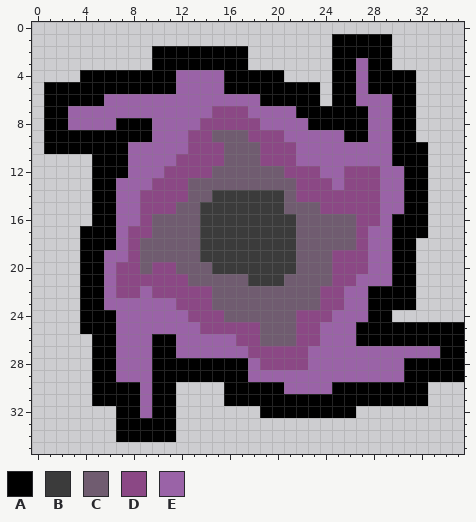
Pixel-art sprite, stored at sprites/images/spr_Gem_0.png. Above: the version before the commit.
The file is 36x36 pixels.
Palette (. is transparent): A #000000  B #3b3b3b  C #705c70  D #8b4885  E #9a63a7
Pixels before, first column x 1:
 1 ........................AAAAA......
 2 .........AAAAAAAA.......AAAAA......
 3 .........AAAAAAAA.......AAEAA......
 4 ...AAAAAAAAEEEEAAAAA....AAEAAAA....
 5 AAAAAAAAAAAEEEEAAAAAAAA.AAEAAAA....
 6 AAAAAEEEEEEEEEEEEEAAAAA.AAEEEAA....
 7 AAEEEEEEEEEEEEDDDEEEEAAAAAAEEAA....
 8 AAEEEEAAAEEEEDDDDDEEEEAAAAAEEAA....
 9 AAAAAAAAAEEEDDCCCDDDEEEEEAAEEAA....
10 AAAAAAAEEEEEDDDCCCDDDEEEEEEEEAAA...
11 ....AAAEEEEDDDDCCCDDDEEEEEEEEAAA...
12 ....AAAEEEDDDDCCCCCCDDDEEDDDEEAA...
13 ....AAEEEDDDCCCCCCCCCDDDEDDDEEAA...
14 ....AAEEDDDDCCBBBBBBCDDDDDDDEEAA...
15 ....AAEEDDDCCBBBBBBBCCCDDDDDEEAA...
16 ....AAEEDCCCCBBBBBBBBCCCCCDDEAAA...
17 ...AAAEDDCCCCBBBBBBBBCCCCCDEEAAA...
18 ...AAAEDCCCCCBBBBBBBBCCCCCDEEAA....
19 ...AAEEDCCCCCBBBBBBBBCCCDDDEEAA....
20 ...AAEDDCDDCCCBBBBBBBCCCDDDEEAA....
21 ...AAEDDDDDDCCCCCBBBCCCCDDEEEAA....
22 ...AAEDDEDDDDDCCCCCCCCCDDEEAAAA....
23 ...AAEEEEEEDDDCCCCCCCCCDDEEAAAA....
24 ...AAAEEEEEEDDDCCCCCCDDDEEEAA......
25 ...AAAEEEEEEEDDDDDCCCDDEEEAAAAAAAAA
26 ....AAEEEAAEEEEEDDCCCDDEEEAAAAAAAAA
27 ....AAEEEAAEEEEEEDDDDDEEEEEEEEEEEAA
28 ....AAEEEAAAAAAAAEDDDDEEEEEEEEAAAAA
29 ....AAEEEAAAAAAAAEEEEEEEEEEEEEAAAAA
30 ....AAAAEAA....AAAAAEEEEAAAAAAAA...
31 ....AAAAEAA....AAAAAAAAAAAAAAAAA...
32 ......AAEAA.......AAAAAAAA.........
33 ......AAAAA........................
34 ......AAAAA........................
New version:
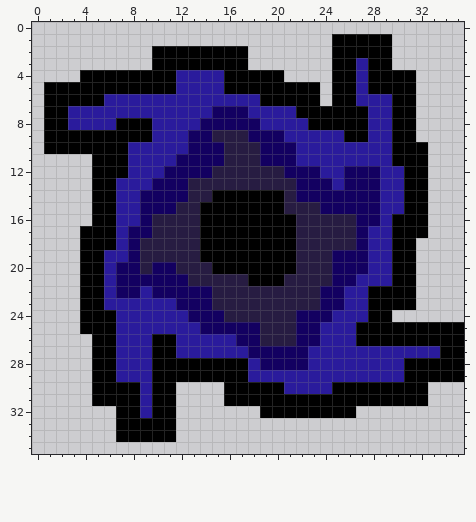
From old to new:
{"colour":"C","old":"#705c70","new":"#271c42"}
{"colour":"D","old":"#8b4885","new":"#130061"}
{"colour":"E","old":"#9a63a7","new":"#2a1b9c"}
{"y":14,"x":15,"old":"BBBBBB","new":"AAAAAA"}
{"y":15,"x":14,"old":"BBBBBBB","new":"AAAAAAA"}
{"y":16,"x":14,"old":"BBBBBBBB","new":"AAAAAAAA"}
{"y":17,"x":14,"old":"BBBBBBBB","new":"AAAAAAAA"}
{"y":18,"x":14,"old":"BBBBBBBB","new":"AAAAAAAA"}
{"y":19,"x":14,"old":"BBBBBBBB","new":"AAAAAAAA"}
{"y":20,"x":15,"old":"BBBBBBB","new":"AAAAAAA"}
{"y":21,"x":18,"old":"BBB","new":"AAA"}
